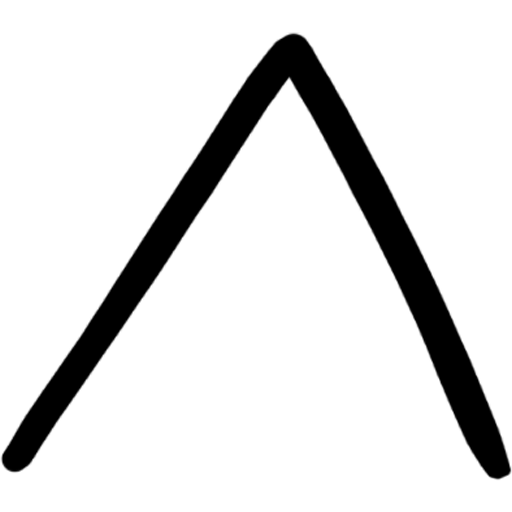
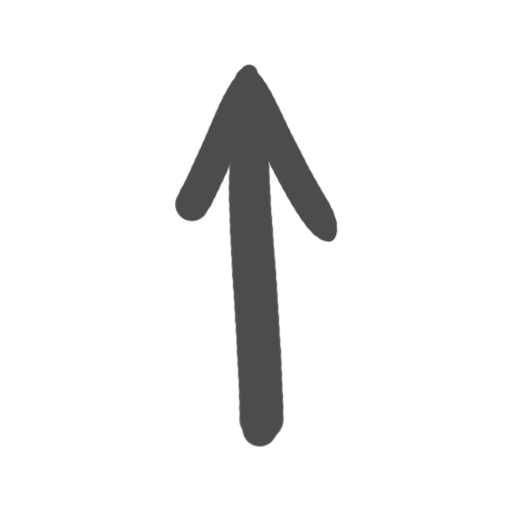
Two versions of the same layered image (512x512). Layer-by-layer changes:
added layer "Arrow" above "A" over 174, 64, 338, 448
hid "A" over 0, 32, 512, 481
